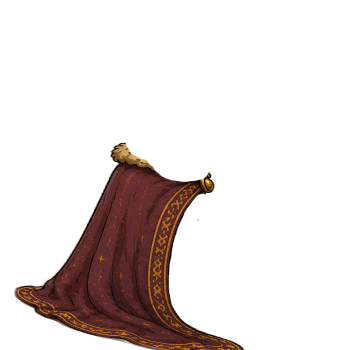
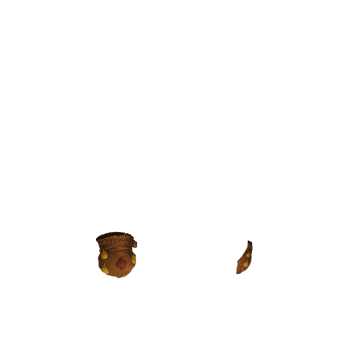
Before/after of a w=350, h=350 layered artwork. What changed in the layer stack:
hid "Cape" over box(13, 142, 246, 350)
added group "gant" with 2 layers above "sandale" over box(95, 231, 253, 285)
added layer "gant gauche" in group "gant" over box(95, 231, 155, 279)
added layer "gant droit" in group "gant" over box(235, 240, 253, 275)
